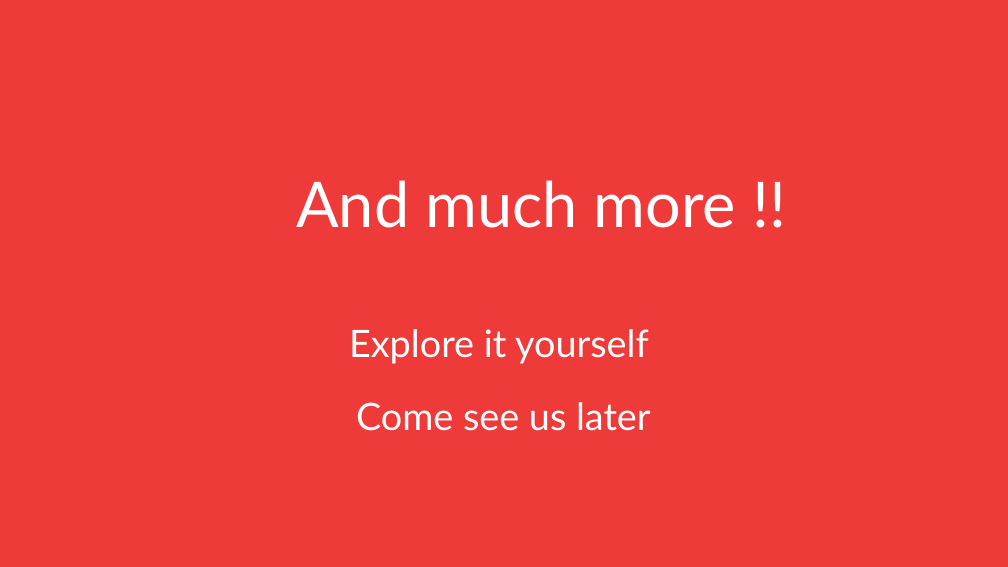
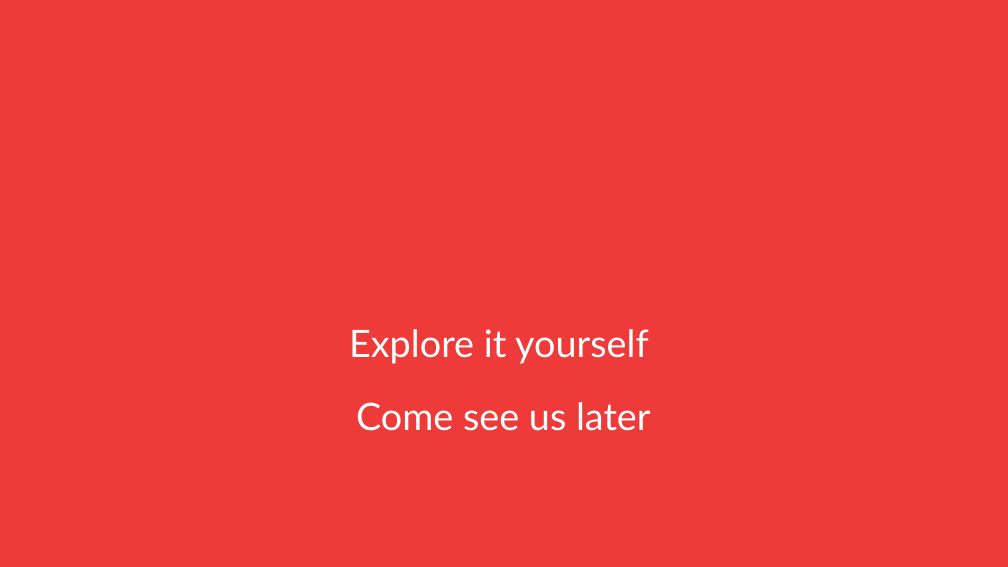
Before and after one commit to KomposeApp/Kompose-Android, a slide deck: slide 4 of design/presentation/Kompose_Presentation_Draft.pptx. Drawn at 1008x567 pixels with LibreOffice and Linux fonts; fonts in the diff are those of the drawing. Boxes give left, top, right and bottom in pixels: in the first picture for what was removed or moved away, otherwise in the second. Text is boxed around its words. In the diff, an @@ line names an element or a change of style, - is before the commit and + after.

```diff
--- a/design/presentation/Kompose_Presentation_Draft.pptx
+++ b/design/presentation/Kompose_Presentation_Draft.pptx
@@ title removed at <box>296,180,736,228</box> @@
-And much more !!
```
Also in this commit, not shown: 1 other slide changed, 3 other files.
